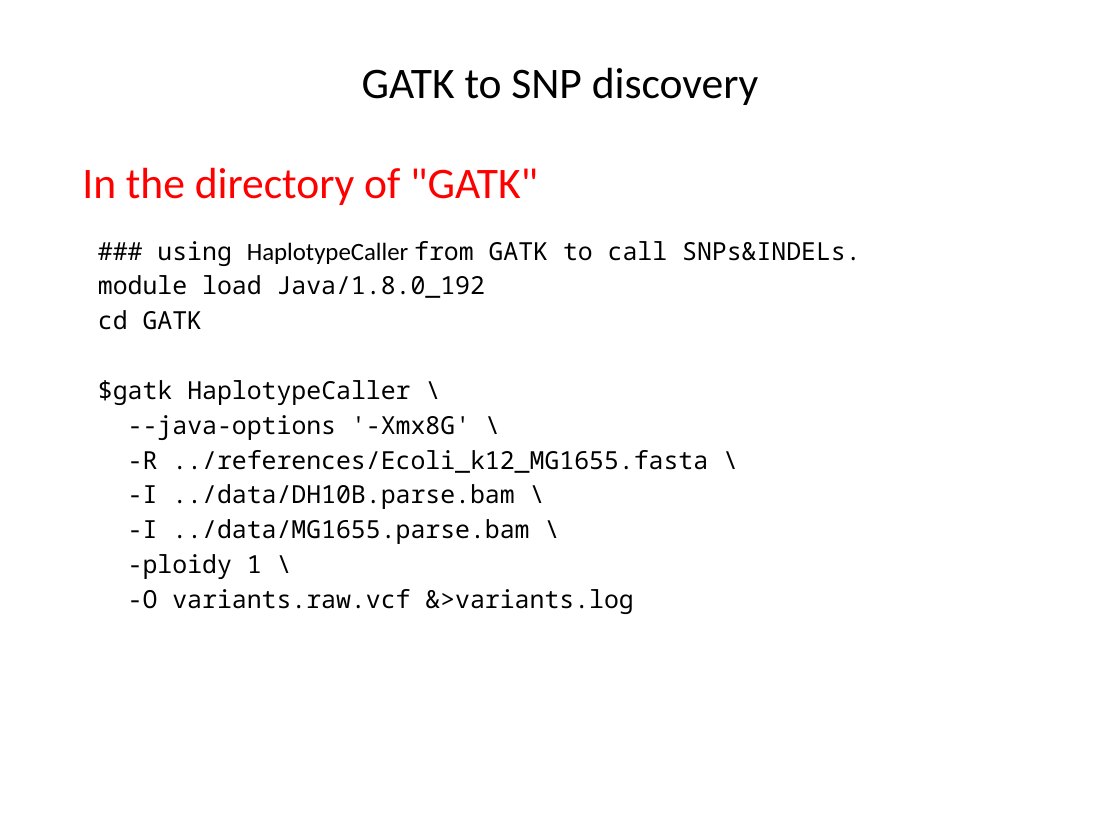
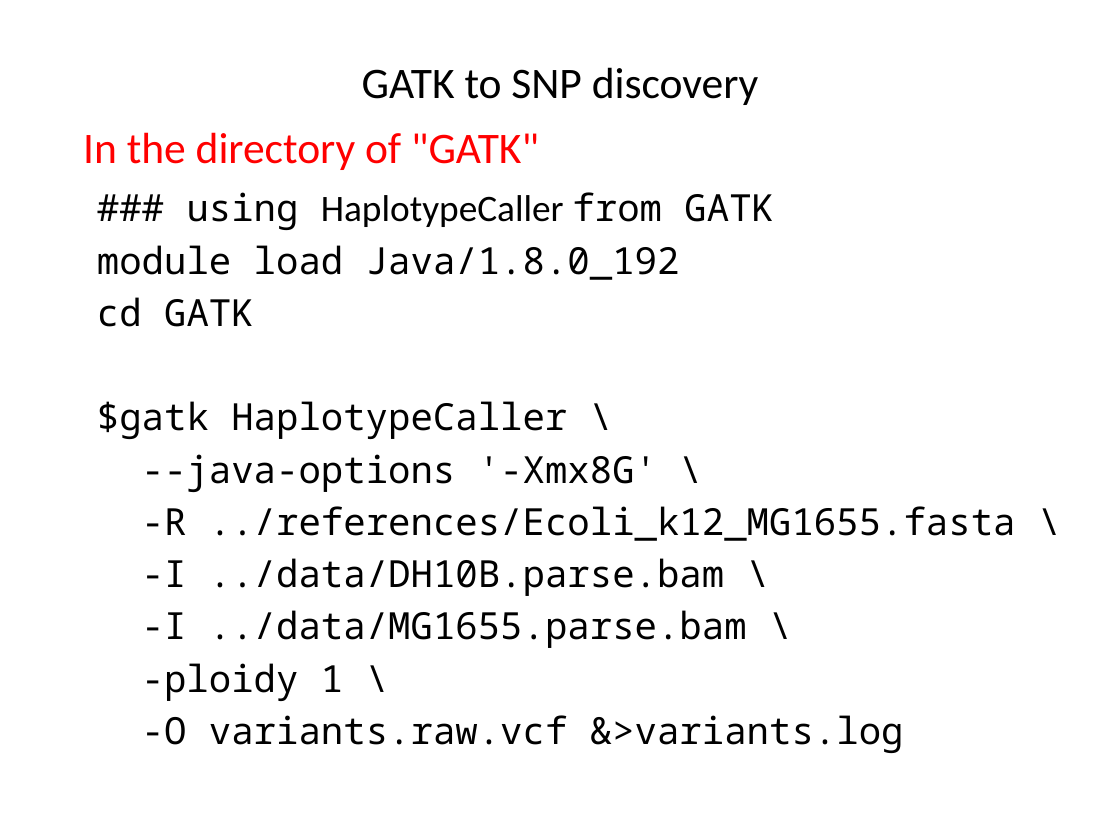
Before and after one commit to liu3zhenlab/teaching, a slide deck: slide 11 of PLPTH813Bioinformatis/2019/labs/lab07_variants.pptx. Drawn at 1120x840 pixels with LibreOffice and Linux fonts; fonts in the diff are those of the drawing. Boxes give left, top, right and bottom in pixels: in the first picture for what was removed or moved away, otherwise in the second. Text is boxed around its words. In the diff, an @@ line names an element or a change of style, - is before the commit and + after.

```diff
--- a/PLPTH813Bioinformatis/2019/labs/lab07_variants.pptx
+++ b/PLPTH813Bioinformatis/2019/labs/lab07_variants.pptx
@@ text "In the directory of "GATK"": place and size @@
-text "In the directory of "GATK"" at [82, 167, 538, 205]
+text "In the directory of "GATK"" at [83, 132, 539, 170]
@@ text "### using HaplotypeCaller from GATK": place and size @@
-text "### using HaplotypeCaller from GATK" at [98, 241, 861, 614]
+text "### using HaplotypeCaller from GATK" at [97, 192, 1016, 753]
@@ text at [187, 192, 774, 230]: text changed; size 16 to 24 pt @@
-### using HaplotypeCaller from GATK to call SNPs&INDELs.
+### using HaplotypeCaller from GATK
@@ text at [97, 245, 1016, 753]: size 16 to 24 pt in "module load Java/1.8.0_192", "cd GATK", "$gatk HaplotypeCaller \", "--java-options '-Xmx8G' \" and 5 more places; more space between paragraphs @@
```
Also in this commit, not shown: 6 other slides changed, 4 other files.
